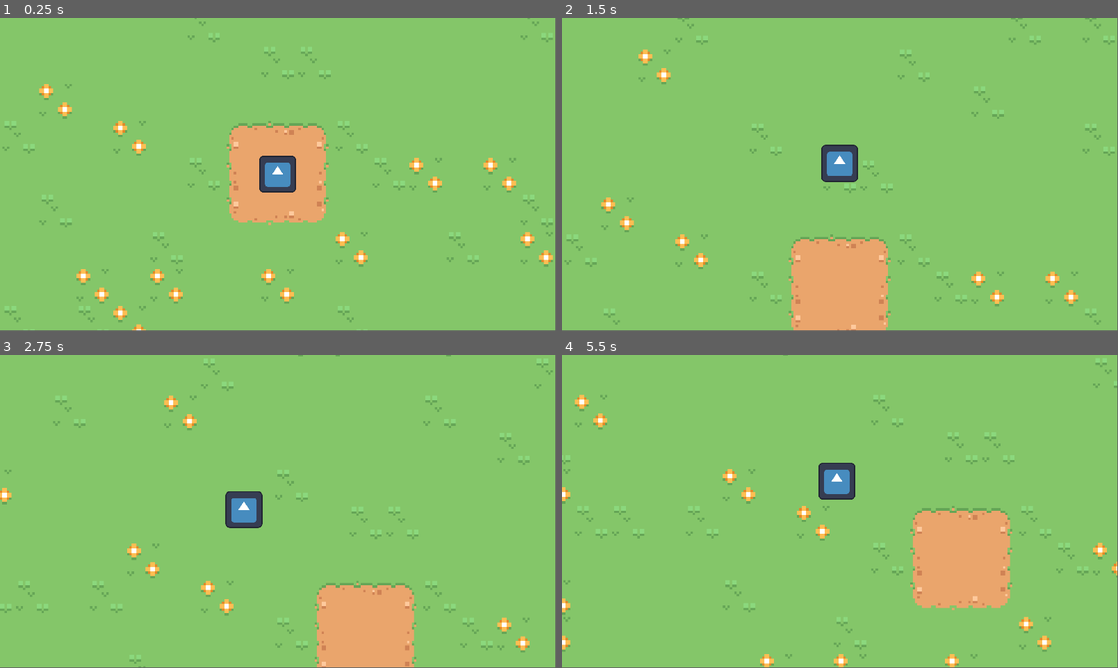
Above: before the commit, frames 1-4 (two rows, left to right).
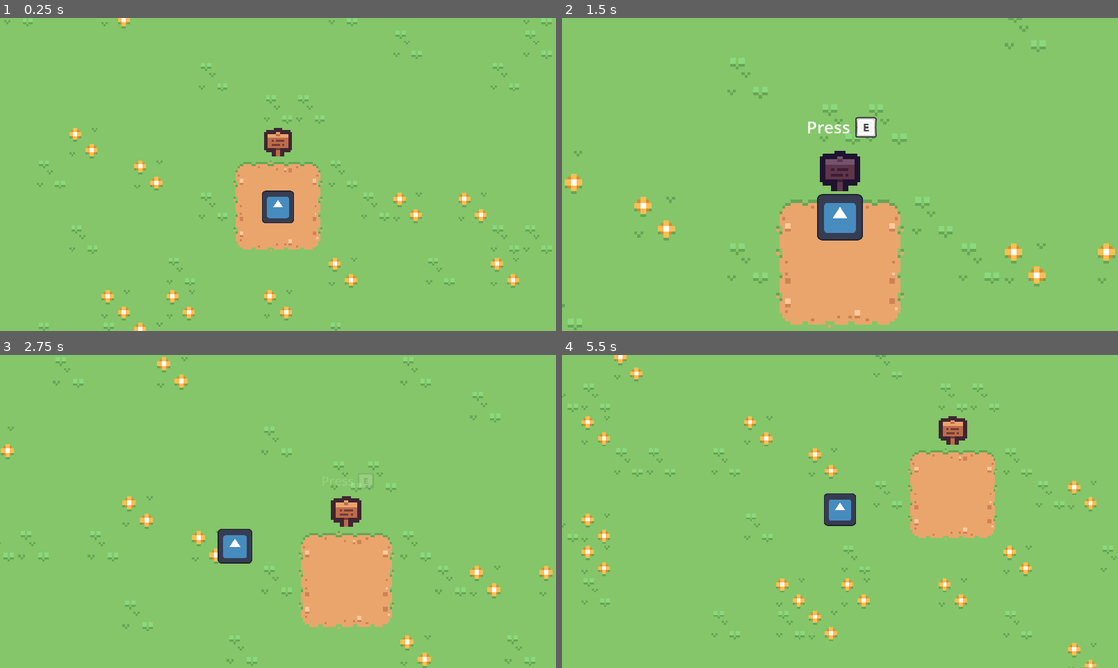
Above: after the commit, the same moments.

Repository: imkimdol/website
Game: Godot game, scene res://main_scene.tscn
Two runs of this game, one before a commit and one after it. Both use one fixed random seed, a clock stepped at 60 frames per second and the inputs below. The engine's default icon, where the game draws it, is replaced by a stand-in: a white triangle on a blue panel in a dark square.
Inputs (mouse positions are in pixels of both pictures, inside the frame that each line leads up to):
- Up to frame 1 (0.25 s): no input
- Up to frame 2 (1.5 s): tap Enter (ui_accept) at 0.5 s; move the mouse to (812, 237) at 0.52 s; hold W (ui_up) 0.53-1.25 s; hold Enter (ui_accept) 0.53-1.25 s; click (812, 237) at 0.67 s; drag from (1006, 221) to (812, 237) at 1.27 s
- Up to frame 3 (2.75 s): move the mouse to (111, 464) at 2.02 s; hold A (ui_left) from 2.03 s (still down); hold Enter (ui_accept) from 2.03 s (still down); click (111, 464) at 2.17 s
- Up to frame 4 (5.5 s): release A (ui_left) at 2.75 s; release Enter (ui_accept) at 2.75 s; drag from (867, 511) to (673, 464) at 2.77 s; move the mouse to (756, 433) at 3.52 s; hold S (ui_down) 3.53-4.25 s; hold Enter (ui_accept) 3.53-4.25 s; click (756, 433) at 3.67 s; drag from (962, 495) to (756, 433) at 4.27 s; move the mouse to (728, 527) at 5.02 s; hold W (ui_up) from 5.03 s (still down); hold Enter (ui_accept) from 5.03 s (still down); click (728, 527) at 5.17 s
The window is 799x449 before the commit and 800x450 after it. Grey fills any space a smaller window leaves; there, only what the larger window draws over its background counts as a difference.

The runs differ from the first frame. In frame 1, 9.4% of the frame differs, in the area x 0-100%, y 0-100%; in frame 2, 8.8%; in frame 3, 11%; in frame 4, 13%.

Commit message:
Add sign functionality and smooth movement

Diff:
--- /dev/null
+++ b/camera.gd
@@ -0,0 +1,13 @@
+extends Camera2D
+
+func _ready():
+	Global.focus_camera.connect(on_focus_camera)
+	Global.unfocus_camera.connect(on_unfocus_camera)
+
+func on_focus_camera():
+	var tween = get_tree().create_tween()
+	tween.tween_property(self, "zoom", Vector2(2.5, 2.5), 0.5)
+
+func on_unfocus_camera():
+	var tween = get_tree().create_tween()
+	tween.tween_property(self, "zoom", Vector2(1.75, 1.75), 0.5)
--- /dev/null
+++ b/global.gd
@@ -0,0 +1,4 @@
+extends Node
+
+signal focus_camera
+signal unfocus_camera
--- a/main_scene.tscn
+++ b/main_scene.tscn
@@ -1,8 +1,12 @@
-[gd_scene load_steps=4 format=3 uid="uid://doupl4bwkdeat"]
+[gd_scene load_steps=6 format=3 uid="uid://doupl4bwkdeat"]
 
 [ext_resource type="Texture2D" uid="uid://pskee50krgb7" path="res://assets/icon.svg" id="1_5s7lr"]
 [ext_resource type="Script" path="res://player.gd" id="1_kbqtd"]
+[ext_resource type="Script" path="res://camera.gd" id="3_lthha"]
 [ext_resource type="TileSet" uid="uid://bupwnqfgyarkl" path="res://tile_set.tres" id="3_olnpi"]
+
+[sub_resource type="CircleShape2D" id="CircleShape2D_rhxtc"]
+radius = 32.0
 
 [node name="MainScene" type="Node2D"]
 
@@ -13,24 +17,25 @@
 layer_0/name = "Background"
 layer_0/tile_data = PackedInt32Array(-524304, 0, 0, -458768, 0, 0, -393232, 65536, 0, -327696, 0, 0, -262160, 65536, 0, …(8518 unchanged characters)…
 layer_1/name = "Foreground"
-layer_1/tile_data = PackedInt32Array()
+layer_1/tile_data = PackedInt32Array(-131072, 1, 65536)
 
 [node name="Player" type="CharacterBody2D" parent="."]
 position = Vector2(32, 32)
+collision_mask = 2
 script = ExtResource("1_kbqtd")
 
 [node name="Camera2D" type="Camera2D" parent="Player"]
-zoom = Vector2(2, 2)
+offset = Vector2(0, -64)
+zoom = Vector2(1.75, 1.75)
 process_callback = 0
 position_smoothing_enabled = true
+position_smoothing_speed = 3.0
 rotation_smoothing_enabled = true
-drag_horizontal_enabled = true
-drag_vertical_enabled = true
-drag_left_margin = 0.01
-drag_top_margin = 0.01
-drag_right_margin = 0.01
-drag_bottom_margin = 0.01
+script = ExtResource("3_lthha")
 
 [node name="Icon" type="Sprite2D" parent="Player"]
 scale = Vector2(0.5, 0.5)
 texture = ExtResource("1_5s7lr")
+
+[node name="CollisionShape2D" type="CollisionShape2D" parent="Player"]
+shape = SubResource("CircleShape2D_rhxtc")
--- a/player.gd
+++ b/player.gd
@@ -1,19 +1,19 @@
 class_name Character extends CharacterBody2D
 
-const SPEED = 300.0
+const ACCELERATION = 100.0
+const DECELLERATION = 50.0
+const MAX_SPEED = 300.0
 
 func _physics_process(delta):
-	var x_direction = Input.get_axis("ui_left", "ui_right")
-	var y_direction = Input.get_axis("ui_up", "ui_down")
+	var direction = Input.get_vector("ui_left", "ui_right", "ui_up", "ui_down")
 
-	if x_direction:
-		velocity.x = x_direction * SPEED
+	if direction:
+		velocity += direction * ACCELERATION
+
+		if velocity.length_squared() > MAX_SPEED ** 2:
+			velocity = velocity.limit_length(MAX_SPEED)
 	else:
-		velocity.x = move_toward(velocity.x, 0, SPEED)
-
-	if y_direction:
-		velocity.y = y_direction * SPEED
-	else:
-		velocity.y = move_toward(velocity.y, 0, SPEED)
+		velocity.x = move_toward(velocity.x, 0, DECELLERATION)
+		velocity.y = move_toward(velocity.y, 0, DECELLERATION)
 
 	move_and_slide()
--- a/project.godot
+++ b/project.godot
@@ -16,10 +16,16 @@
 boot_splash/image="res://assets/boot.png"
 config/icon="res://assets/icon.svg"
 
+[autoload]
+
+Global="*res://global.gd"
+
 [display]
 
 window/size/viewport_width=1920
 window/size/viewport_height=1080
+window/stretch/mode="canvas_items"
+window/stretch/aspect="expand"
 window/vsync/vsync_mode=0
 
 [editor_plugins]
--- /dev/null
+++ b/sign.gd
@@ -0,0 +1,26 @@
+class_name Sign extends StaticBody2D
+
+var player_entered := false
+
+func _process(delta):
+	if Input.is_action_pressed("ui_accept") and player_entered:
+		on_sign_interact()
+
+func on_sign_interact():
+	pass
+
+func _on_area_2d_body_entered(body):
+	player_entered = true
+	Global.focus_camera.emit()
+	$Sprite2D.modulate = Color(0.5, 0.5, 1)
+
+	var tween = get_tree().create_tween()
+	tween.tween_property($InteractionLabel, "modulate", Color(1,1,1,1), 0.5)
+
+func _on_area_2d_body_exited(body):
+	player_entered = false
+	Global.unfocus_camera.emit()
+	$Sprite2D.modulate = Color(1, 1, 1)
+
+	var tween = get_tree().create_tween()
+	tween.tween_property($InteractionLabel, "modulate", Color(1,1,1,0), 0.5)
--- /dev/null
+++ b/sign.tscn
@@ -0,0 +1,80 @@
+[gd_scene load_steps=8 format=3 uid="uid://b214l8eg7ep77"]
+
+[ext_resource type="Texture2D" uid="uid://bk7rx8aqcclua" path="res://assets/Tiny Town/Tiles/tile_0083.png" id="1_22nhh"]
+[ext_resource type="Script" path="res://sign.gd" id="1_513hb"]
+[ext_resource type="Texture2D" uid="uid://bjh48txv1nfmj" path="res://assets/Xelu Controller Prompts/Keyboard & Mouse/Light/E_Key_Light.png" id="3_cknt7"]
+
+[sub_resource type="CircleShape2D" id="CircleShape2D_erudr"]
+radius = 8.0
+
+[sub_resource type="CircleShape2D" id="CircleShape2D_7cbp0"]
+radius = 16.0
+
+[sub_resource type="Animation" id="Animation_y75y4"]
+resource_name = "float"
+length = 2.0
+loop_mode = 1
+tracks/0/type = "value"
+tracks/0/imported = false
+tracks/0/enabled = true
+tracks/0/path = NodePath(".:position")
+tracks/0/interp = 1
+tracks/0/loop_wrap = true
+tracks/0/keys = {
+"times": PackedFloat32Array(0, 1, 2),
+"transitions": PackedFloat32Array(1, 1, 1),
+"update": 0,
+"values": [Vector2(0, -2), Vector2(0, 2), Vector2(0, -2)]
+}
+
+[sub_resource type="AnimationLibrary" id="AnimationLibrary_vrytt"]
+_data = {
+"float": SubResource("Animation_y75y4")
+}
+
+[node name="Sign" type="StaticBody2D"]
+collision_layer = 2
+script = ExtResource("1_513hb")
+
+[node name="Sprite2D" type="Sprite2D" parent="."]
+texture = ExtResource("1_22nhh")
+
+[node name="CollisionShape2D" type="CollisionShape2D" parent="."]
+shape = SubResource("CircleShape2D_erudr")
+
+[node name="Area2D" type="Area2D" parent="."]
+collision_layer = 0
+
+[node name="CollisionShape2D" type="CollisionShape2D" parent="Area2D"]
+shape = SubResource("CircleShape2D_7cbp0")
+
+[node name="InteractionLabel" type="Node2D" parent="."]
+modulate = Color(1, 1, 1, 0)
+position = Vector2(0, -1.4357)
+scale = Vector2(0.1, 0.1)
+
+[node name="HBoxContainer" type="HBoxContainer" parent="InteractionLabel"]
+offset_left = -115.0
+offset_top = -200.0
+offset_right = 139.0
+offset_bottom = -100.0
+size_flags_horizontal = 4
+
+[node name="Label" type="Label" parent="InteractionLabel/HBoxContainer"]
+layout_mode = 2
+theme_override_font_sizes/font_size = 58
+text = "Press"
+vertical_alignment = 1
+
+[node name="TextureRect" type="TextureRect" parent="InteractionLabel/HBoxContainer"]
+layout_mode = 2
+texture = ExtResource("3_cknt7")
+
+[node name="FloatAnimation" type="AnimationPlayer" parent="InteractionLabel"]
+libraries = {
+"": SubResource("AnimationLibrary_vrytt")
+}
+autoplay = "float"
+
+[connection signal="body_entered" from="Area2D" to="." method="_on_area_2d_body_entered"]
+[connection signal="body_exited" from="Area2D" to="." method="_on_area_2d_body_exited"]
--- a/tile_set.tres
+++ b/tile_set.tres
@@ -1,6 +1,7 @@
-[gd_resource type="TileSet" load_steps=3 format=3 uid="uid://bupwnqfgyarkl"]
+[gd_resource type="TileSet" load_steps=5 format=3 uid="uid://bupwnqfgyarkl"]
 
 [ext_resource type="Texture2D" uid="uid://d3g14dyb6wtdq" path="res://assets/Tiny Town/Tilemap/tilemap.png" id="1_rallm"]
+[ext_resource type="PackedScene" uid="uid://b214l8eg7ep77" path="res://sign.tscn" id="2_m045q"]
 
 [sub_resource type="TileSetAtlasSource" id="TileSetAtlasSource_ems0i"]
 texture = ExtResource("1_rallm")
@@ -122,5 +123,10 @@
 9:1/0 = 0
 1:0/0 = 0
 
+[sub_resource type="TileSetScenesCollectionSource" id="TileSetScenesCollectionSource_t1wph"]
+resource_name = "Sign"
+scenes/1/scene = ExtResource("2_m045q")
+
 [resource]
 sources/0 = SubResource("TileSetAtlasSource_ems0i")
+sources/1 = SubResource("TileSetScenesCollectionSource_t1wph")
Binary file added: assets/Tiny Town/Tiles/tile_0083.png
Not shown, added: assets/Tiny Town/Tiles/tile_0083.png.import
